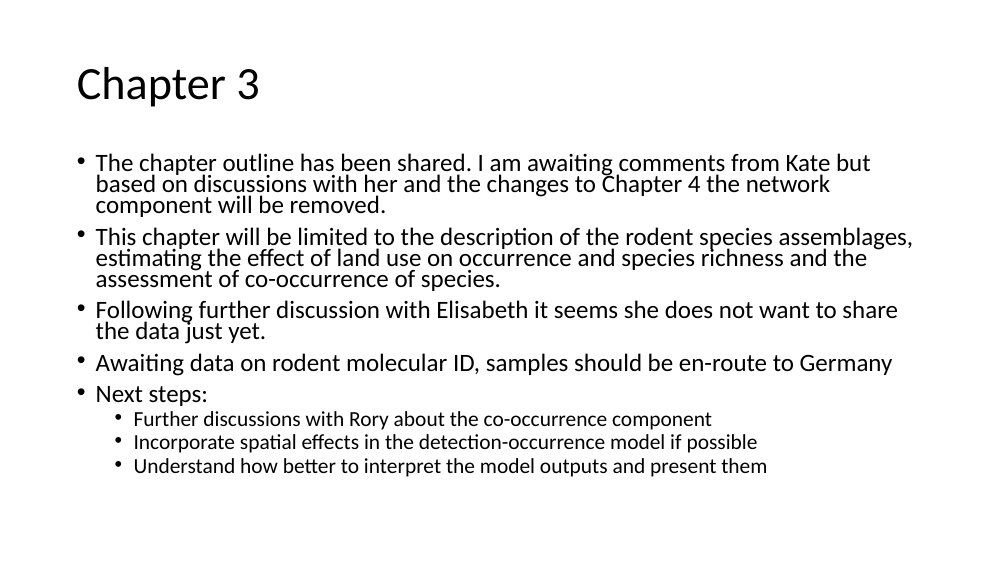
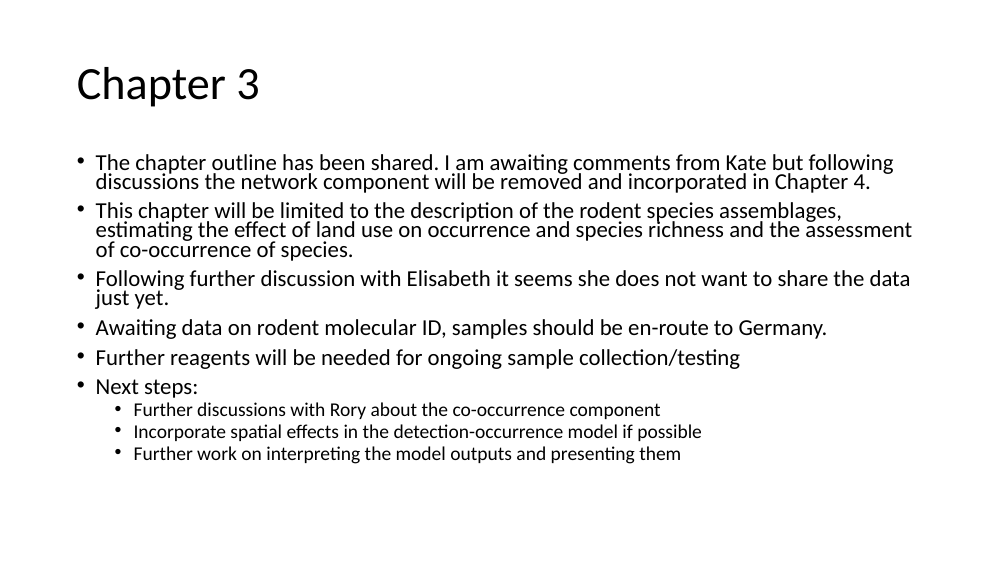
Before and after one commit to DidDrog11/phd_project, a slide deck: slide 8 of reports/supervisor_meeting_update/meeting_presentation_2022-10-27.pptx. Drawn at 1008x567 pixels with LibreOffice and Linux fonts; fonts in the diff are those of the drawing. Boxes give left, top, right and bottom in pixels: in the first picture for what was removed or moved away, otherwise in the second. Text is boxed around its words. In the diff, an @@ line names an element or a change of style, - is before the commit and + after.

```diff
--- a/reports/supervisor_meeting_update/meeting_presentation_2022-10-27.pptx
+++ b/reports/supervisor_meeting_update/meeting_presentation_2022-10-27.pptx
@@ text at (96, 154, 894, 193): text changed; size 23.8 to 21.7 pt @@
-• The chapter outline has been shared. I am awaiting comments from Kate but based on discussions with her and the changes to Chapter 4 the network component will be removed.
+• The chapter outline has been shared. I am awaiting comments from Kate but following discussions the network component will be removed and incorporated in Chapter 4.
@@ text at (96, 202, 912, 441): size 23.8 to 21.7 pt in "This chapter will be limited to the ...", "Following further discussion with Elisabeth it seems ...", "Next steps:"; size 20.4 to 18.6 pt in "Further discussions with Rory about the co-occurrence ...", "Incorporate spatial effects in the detection-occurrence mode ..." @@
@@ text at (96, 319, 828, 369): text changed; size 23.8 to 21.7 pt @@
-• Awaiting data on rodent molecular ID, samples should be en-route to Germany
+• Awaiting data on rodent molecular ID, samples should be en-route to Germany.
+• Further reagents will be needed for ongoing sample collection/testing
@@ text at (134, 446, 681, 464): text changed; size 20.4 to 18.6 pt @@
-  • Understand how better to interpret the model outputs and present them
+  • Further work on interpreting the model outputs and presenting them
```
Also in this commit, not shown: 4 other slides changed, 3 slides added, 2 slides removed, 19 other files.
